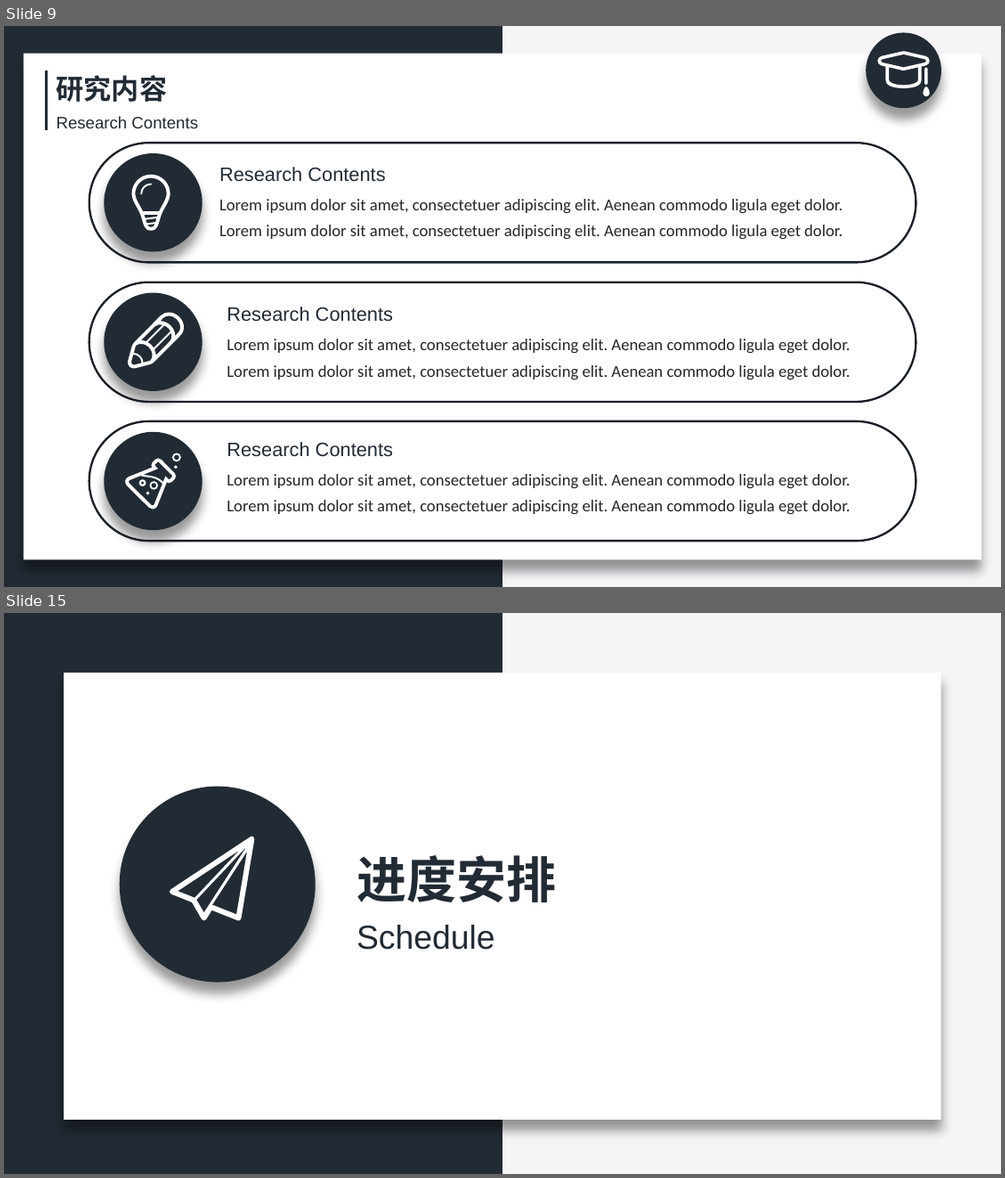
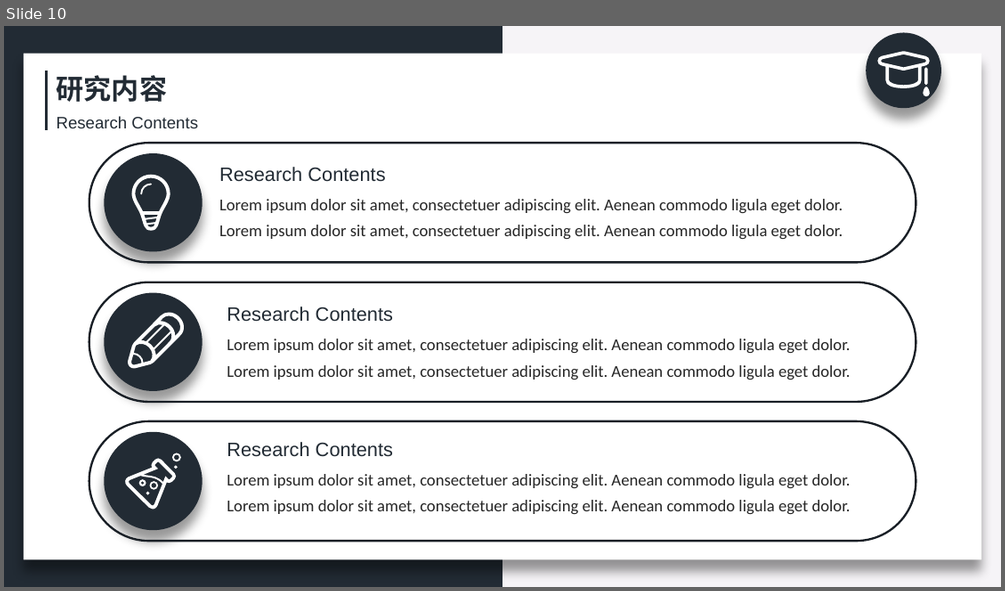
Before and after one commit to zeemeil/zeemeil.github.io, a slide deck: files/doctoral_dissertation_proposal.pptx. Shown one above the other, each under a label of ours: slides 9 and 15 before the commit, slide 10 after it; the slides between them are not shown. The pictures are 1005x1178 and 1005x591 pixels, drawn with LibreOffice and Linux fonts; fonts in the diff are those of the drawing. Boxes give left, top, right and bottom in pixels: in the first picture for what was removed or moved away, otherwise in the second. Text is boxed around its words. In the diff, an @@ line names an element or a change of style, - is before the commit and + after.

```diff
--- a/files/doctoral_dissertation_proposal.pptx
+++ b/files/doctoral_dissertation_proposal.pptx
@@ slide 15 removed at <box>4,613,1001,1174</box>, background #F6F4F7; not listed: 1 template element that a slide beside it also shows @@
@@ rectangle removed at <box>64,673,941,1119</box> @@
@@ ellipse removed at <box>120,787,315,981</box> @@
@@ freeform shape removed at <box>170,836,254,921</box> @@
@@ text removed at <box>356,855,556,902</box> @@
-进度安排
@@ text removed at <box>356,925,495,949</box> @@
-Schedule
@@ what was slide 9 is now slide 10 @@
```
Also in this commit, not shown: 8 slides changed, 4 slides added, 6 other slides removed, 14 other files.
